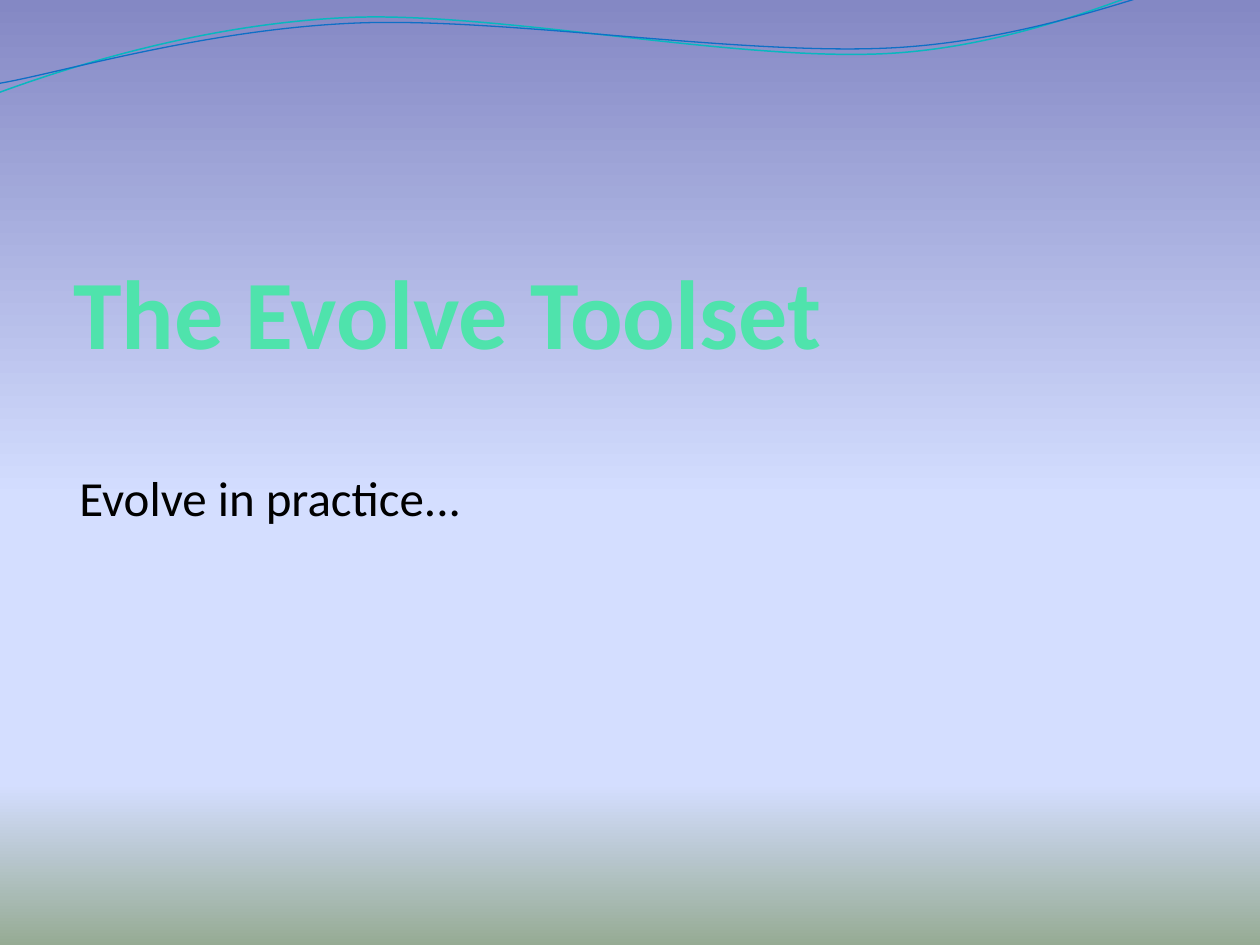
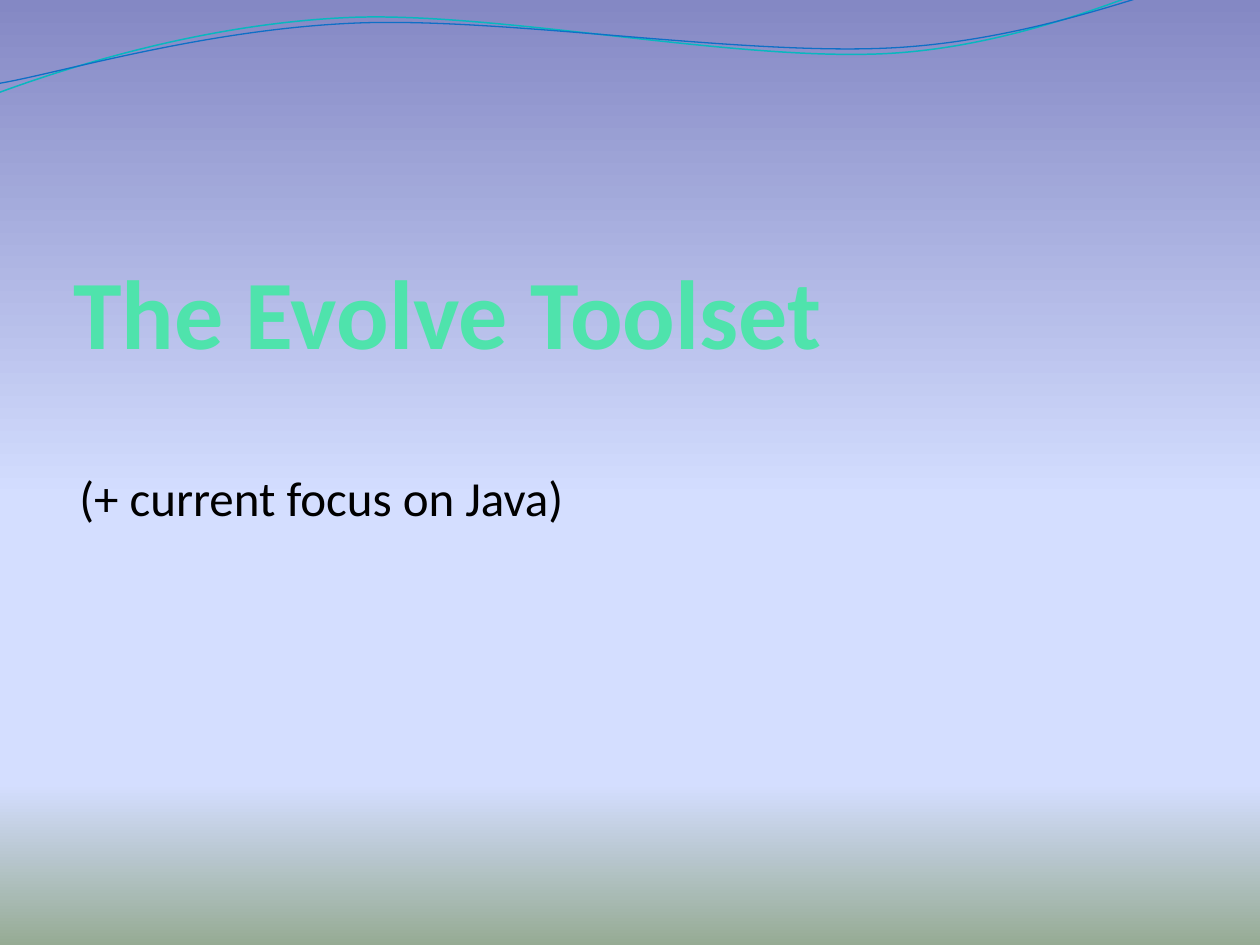
Before and after one commit to Intrinsarc/intrinsarc-evolve, a slide deck: slide 14 of Academic Work/presentations/prague/Evolve - Advanced.pptx. Drawn at 1260x945 pixels with LibreOffice and Linux fonts; fonts in the diff are those of the drawing; background and template pictures are left out. Boxes give left, top, right and bottom in pixels: in the first picture for what was removed or moved away, otherwise in the second. Text is boxed around its words. In the diff, an @@ line names an element or a change of style, - is before the commit and + after.

```diff
--- a/Academic Work/presentations/prague/Evolve - Advanced.pptx
+++ b/Academic Work/presentations/prague/Evolve - Advanced.pptx
@@ text removed at (x1=79, y1=482, x2=461, y2=524) @@
-Evolve in practice...
@@ text added at (x1=130, y1=480, x2=563, y2=523), 28 pt, text #000000 @@
+(+ current focus on Java)
```
Also in this commit, not shown: 12 other slides changed, 8 slides added, 1 slide removed, 2 other files.
